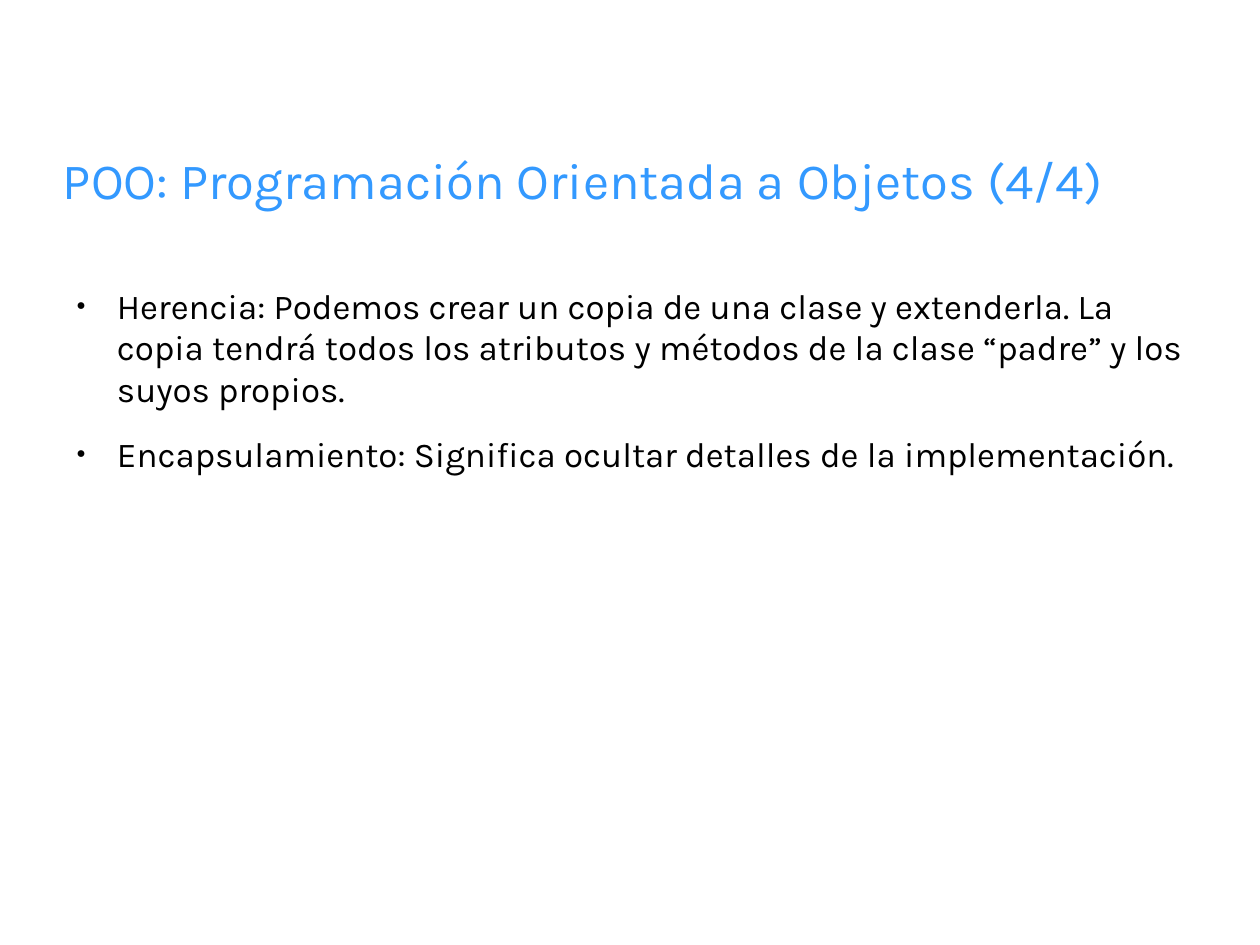
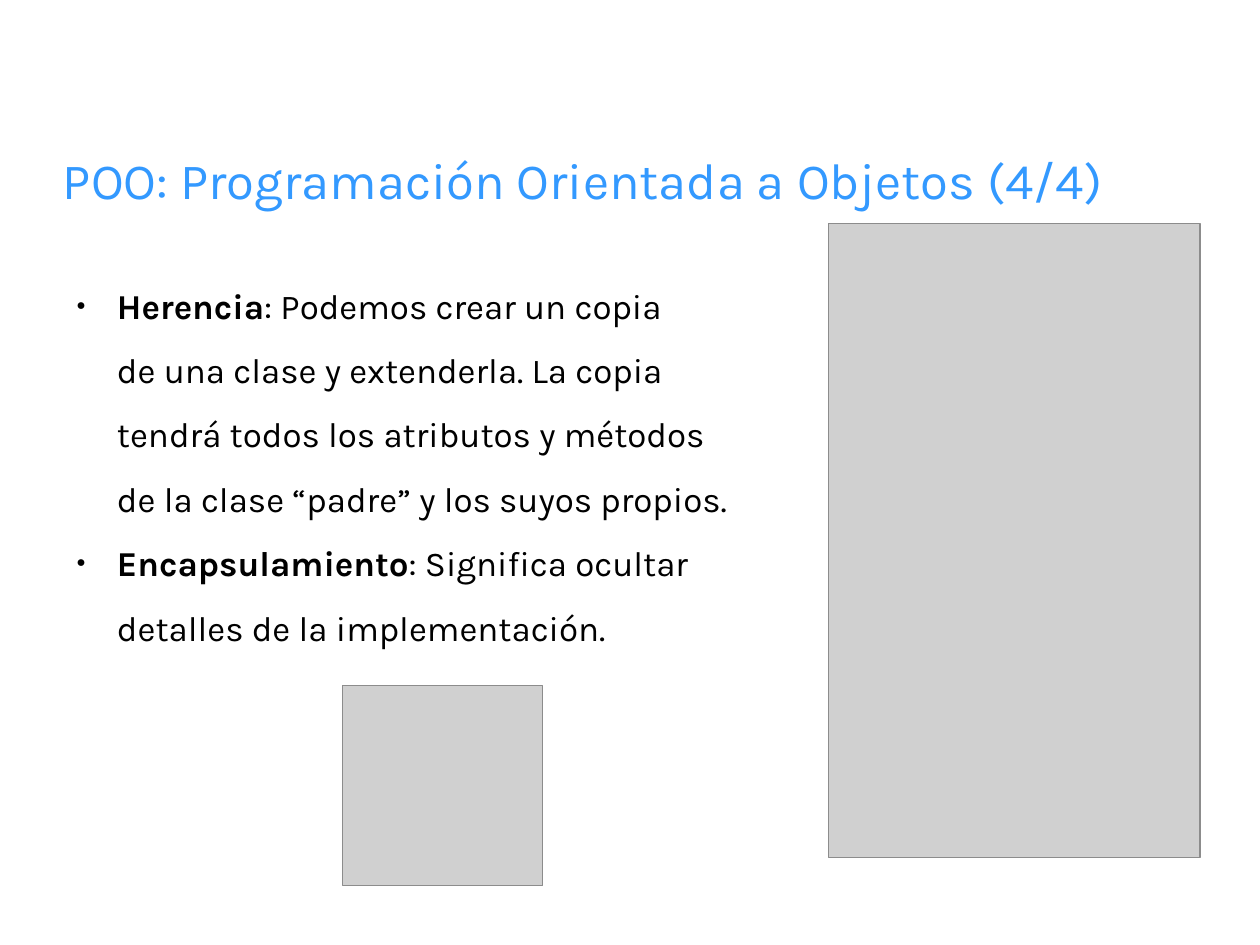
Before and after one commit to fbrzd/Python-taller, a slide deck: slide 6 of sesion-3/TII-3.odp. Drawn at 1260x945 pixels with LibreOffice and Linux fonts; fonts in the diff are those of the drawing; grey boxes stand for pictures; background and template pictures are left out. Boxes give left, top, right and bottom in pixels: in the first picture for what was removed or moved away, otherwise in the second. Text is boxed around its words. In the diff, an @@ line names an element or a change of style, - is before the commit and + after.

```diff
--- a/sesion-3/TII-3.odp
+++ b/sesion-3/TII-3.odp
@@ picture added at bbox=[829, 224, 1201, 858] @@
@@ text at bbox=[117, 294, 726, 650]: text changed @@
-● Herencia: Podemos crear un copia de una clase y extenderla. La copia tendrá todos los atributos y métodos de la clase “padre” y los suyos propios.
-● Encapsulamiento: Significa ocultar detalles de la implementación.
+● Herencia: Podemos crear un copia
+de una clase y extenderla. La copia
+tendrá todos los atributos y métodos
+de la clase “padre” y los suyos propios.
+● Encapsulamiento: Significa ocultar
+detalles de la implementación.
@@ picture added at bbox=[343, 686, 543, 886] @@
```
Also in this commit, not shown: 3 other slides changed, 3 slides added, 1 slide removed.
